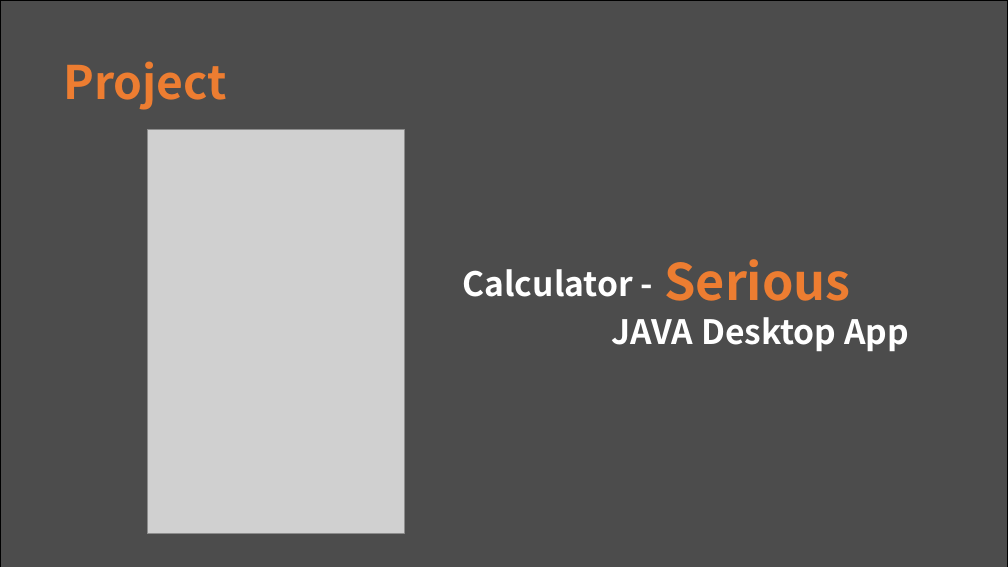
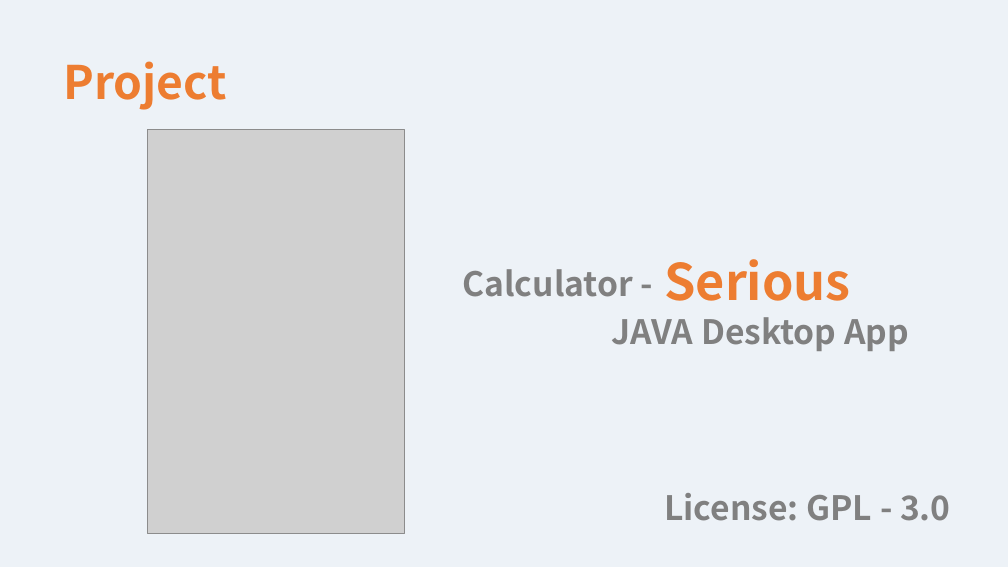
Before and after one commit to hbseo/desktop_calculator, a slide deck: slide 3 of The Others/Final.pptx. Drawn at 1008x567 pixels with LibreOffice and Linux fonts; fonts in the diff are those of the drawing; grey boxes stand for pictures. Boxes give left, top, right and bottom in pixels: in the first picture for what was removed or moved away, otherwise in the second. Text is boxed around its words. In the diff, an @@ line names an element or a change of style, - is before the commit and + after.

```diff
--- a/The Others/Final.pptx
+++ b/The Others/Final.pptx
@@ background #FFFFFF to #EDF2F7 @@
@@ rectangle removed at (0, 1, 1008, 567) @@
@@ text "Calculator -" at (462, 269, 633, 297): text colour #FFFFFF to #808080 @@
@@ text "JAVA Desktop App" at (612, 317, 909, 351): text colour #FFFFFF to #808080 @@
@@ text added at (664, 493, 951, 521), 32 pt, text #808080, bold @@
+License: GPL - 3.0
```
Also in this commit, not shown: 8 other slides changed, 10 slides added, 3 slides removed.
